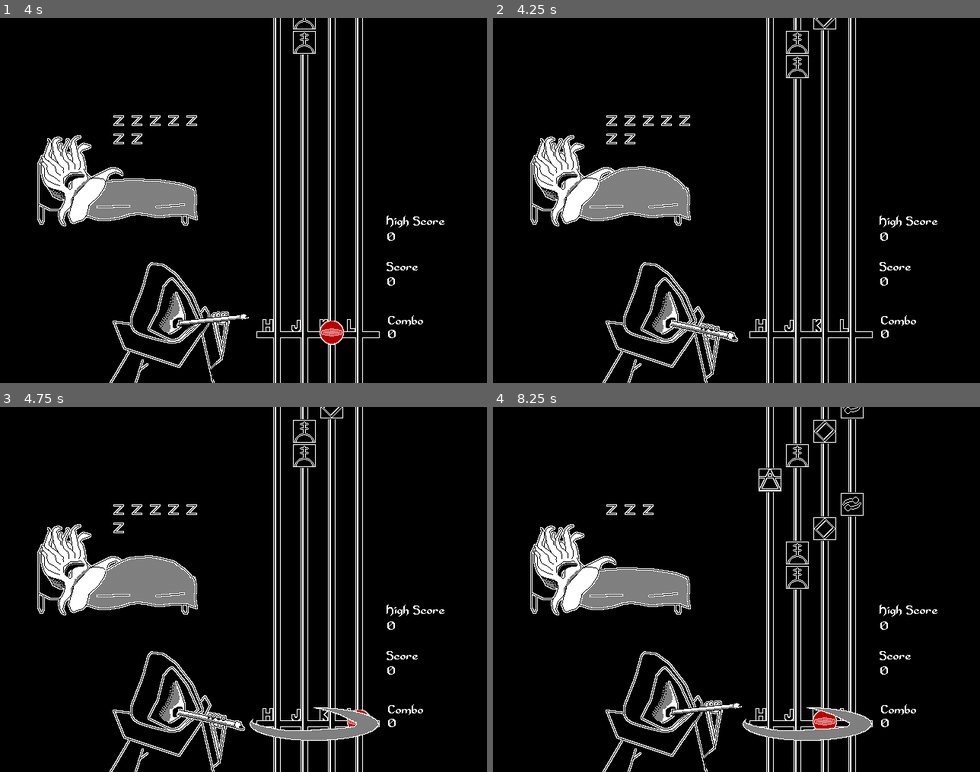
Above: before the commit, frames 1-4 (two rows, left to right).
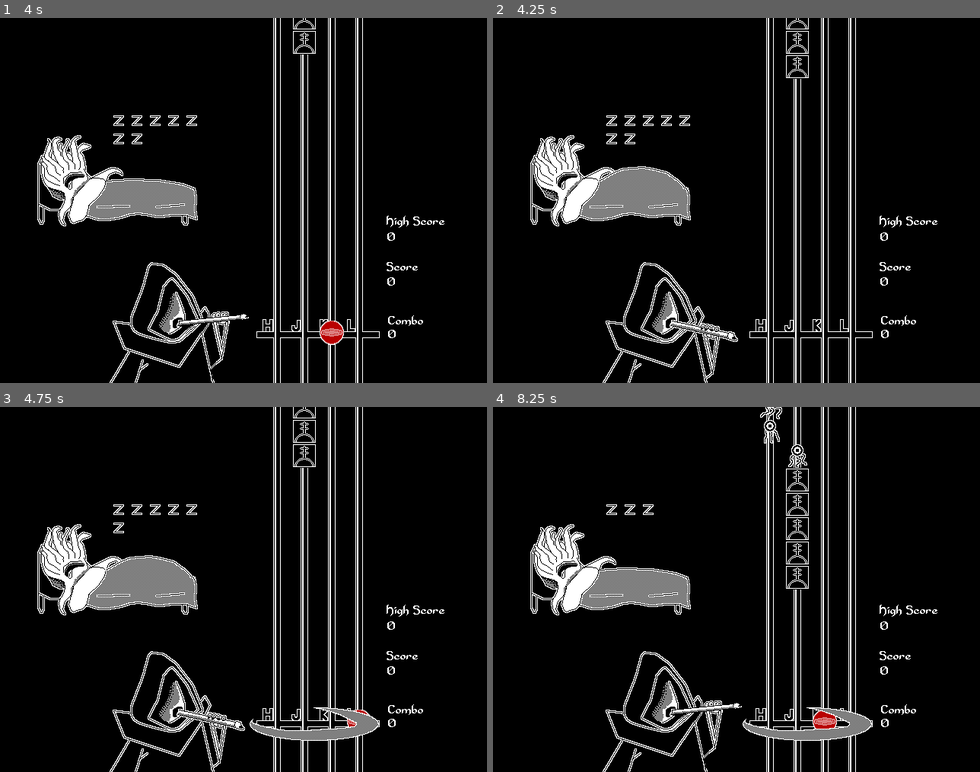
Above: after the commit, the same moments.

Repository: m4ym4y/dont-wake-azathoth
Game: Godot game, scene res://MenuScene.tscn
Same seed, same stepped clock (60 frames per second), same inputs: the game is played once before the commit and once after it. Sound files missing from this copy of the repository are replaced by a short silence.
Inputs:
- Up to frame 1 (4 s): tap Space (attack) at 0.5, 1.35, 3.05 s; hold Space (attack) 0.53-1.28 s; hold Space (attack) 2.03-2.78 s; tap H (hline) at 2.1 s; tap J (jline) at 2.85 s; hold Space (attack) from 3.53 s (still down); tap K (kline) at 3.6 s
- Up to frame 2 (4.25 s): keep holding Space (attack)
- Up to frame 3 (4.75 s): release Space (attack) at 4.28 s; tap L (lline) at 4.35 s; tap Space (attack) at 4.55 s
- Up to frame 4 (8.25 s): hold Space (attack) 5.03-5.78 s; tap Space (attack) at 5.85, 7.55 s; hold Space (attack) 6.53-7.28 s; tap H (hline) at 6.6 s; tap J (jline) at 7.35 s; hold Space (attack) from 8.03 s (still down); tap K (kline) at 8.1 s

Frame 1 is identical in both runs. In frame 2, 0.1% of the frame differs, in the area x 60-71%, y 0-4%; in frame 3, 0.1%; in frame 4, 1.0%, in the area x 54-77%, y 0-37%.

Commit message:
add monsters

Diff:
--- a/InstructionScene.tscn
+++ b/InstructionScene.tscn
@@ -11,6 +11,7 @@
 [ext_resource path="res://assets/z.png" type="Texture" id=9]
 [ext_resource path="res://assets/azathoth.png" type="Texture" id=10]
 [ext_resource path="res://InstructionScene.gd" type="Script" id=11]
+[ext_resource path="res://assets/monster-1.png" type="Texture" id=12]
 
 [sub_resource type="DynamicFont" id=1]
 font_data = ExtResource( 5 )
@@ -45,13 +46,14 @@
 
 
 
-As notes fall down the screen, press  H  J  K  and  L as they reach your
-target line. Miss the cues, and Azathoth's slumber will be disturbed.
+hit H, J, K, and L to play notes as they reach your target line. Miss the cues,
+and Azathoth's slumber will be disturbed.
 
 
 
-Items will appear in addition to notes. To catch items, hit SPACE. These items
-can slow time, break all notes on the screen, or restore Azathoth's sleep.
+Hit SPACE to kill monsters and collect items. If you fail to hit a monster, it will
+disturb Azathoth's sleep. Items can slow time, clear notes, or restore Azathoth's
+sleep.
 
 PRESS SPACE TO CONTINUE..."
 __meta__ = {
@@ -59,15 +61,15 @@
 }
 
 [node name="Clock-powerup" type="Sprite" parent="."]
-position = Vector2( 70, 335 )
+position = Vector2( 127, 332 )
 texture = ExtResource( 6 )
 
 [node name="Flute-powerup" type="Sprite" parent="."]
-position = Vector2( 111, 334 )
+position = Vector2( 168, 331 )
 texture = ExtResource( 8 )
 
 [node name="Z-powerup" type="Sprite" parent="."]
-position = Vector2( 150, 333 )
+position = Vector2( 207, 330 )
 texture = ExtResource( 4 )
 
 [node name="Glyph-1" type="Sprite" parent="."]
@@ -101,3 +103,7 @@
 [node name="Z3" type="Sprite" parent="."]
 position = Vector2( 447, 108 )
 texture = ExtResource( 9 )
+
+[node name="Monster-1" type="Sprite" parent="."]
+position = Vector2( 70, 332 )
+texture = ExtResource( 12 )
--- a/Main.gd
+++ b/Main.gd
@@ -3,6 +3,7 @@
 export (PackedScene) var note_scene
 export (PackedScene) var indicator_scene
 export (PackedScene) var powerup_scene
+export (PackedScene) var monster_scene
 
 var powerups = [ "clock", "flute", "z" ]
 var locations = [ "hline", "jline", "kline", "lline" ]
@@ -57,7 +58,10 @@
 	return locations[randi() % locations.size()]
 
 func set_new_state():
-	if randi() % 10 == 0:
+	if randi() % 3 == 0:
+		state_counter = 1
+		state = "monster"
+	elif randi() % 10 == 0:
 		state_counter = 1
 		state = "powerup"
 	else:
@@ -91,6 +95,9 @@
 	elif state == "powerup":
 		spawn_powerup()
 		return []
+	elif state == "monster":
+		spawn_monster()
+		return []
 
 func increment_combo():
 	if broke_combo:
@@ -123,8 +130,19 @@
 		apply_pitch_scale()
 	$Music.play()
 
+func spawn_monster():
+	var line = random_note()
+	var monster = monster_scene.instance()
+
+	monster.add_to_group("notes")
+	monster.add_to_group("attack")
+	monster.add_to_group("monster")
+	monster.position = get_node(line).position
+	add_child(monster)
+
 func spawn_powerup():
 	var type = powerups[randi() % powerups.size()]
+
 	var line = random_note()
 	var powerup = powerup_scene.instance()
 
@@ -171,7 +189,7 @@
 	var notes = get_tree().get_nodes_in_group("notes")
 	for note in notes:
 		note.position.y = note.position.y + note_step
-		if note.is_in_group("attack"):
+		if note.is_in_group("attack") and not note.is_in_group("monster"):
 			continue
 		elif note.position.y > target_end and note.get_node("AnimatedSprite").animation != "break":
 			note.get_node("AnimatedSprite").play("break")
@@ -198,8 +216,9 @@
 		var attackables = get_tree().get_nodes_in_group("attack")
 		for attackable in attackables:
 			# TODO: play sounds
-			if in_target(attackable, note_step) and attackable.animation != "break":
-				attackable.play("break")
+			if in_target(attackable, note_step) and attackable.get_node("AnimatedSprite").animation != "break":
+				attackable.get_node("AnimatedSprite").play("break")
+				attackable.get_node("CPUParticles2D").emitting = true
 				if attackable.type == "z":
 					get_node("Sounds/z").play()
 					set_health(health + 1)
@@ -215,6 +234,9 @@
 				elif attackable.type == "flute":
 					get_node("Sounds/flute").play()
 					clear_notes()
+				elif attackable.type == "monster":
+					increment_score()
+					get_node("Sounds/monster").play()
 
 	for line in locations:
 		if event.is_action_pressed(line):
--- a/Main.tscn
+++ b/Main.tscn
@@ -22,6 +22,8 @@
 [ext_resource path="res://assets/sound/perfect.wav" type="AudioStream" id=20]
 [ext_resource path="res://assets/sound/clock.wav" type="AudioStream" id=21]
 [ext_resource path="res://assets/sound/flute.wav" type="AudioStream" id=22]
+[ext_resource path="res://Monster.tscn" type="PackedScene" id=23]
+[ext_resource path="res://assets/sound/monster.wav" type="AudioStream" id=24]
 
 [sub_resource type="SpriteFrames" id=2]
 animations = [ {
@@ -57,6 +59,7 @@
 note_scene = ExtResource( 2 )
 indicator_scene = ExtResource( 5 )
 powerup_scene = ExtResource( 16 )
+monster_scene = ExtResource( 23 )
 
 [node name="ColorRect" type="ColorRect" parent="."]
 margin_right = 640.0
@@ -123,6 +126,9 @@
 
 [node name="flute" type="AudioStreamPlayer" parent="Sounds"]
 stream = ExtResource( 22 )
+
+[node name="monster" type="AudioStreamPlayer" parent="Sounds"]
+stream = ExtResource( 24 )
 
 [node name="ScoreLabel" type="Label" parent="."]
 margin_left = 508.0
--- /dev/null
+++ b/Monster.gd
@@ -0,0 +1,17 @@
+extends Node2D
+
+
+# Declare member variables here. Examples:
+# var a = 2
+# var b = "text"
+var type = "monster"
+
+# Called when the node enters the scene tree for the first time.
+func _ready():
+	pass # Replace with function body.
+
+func _on_VisibilityNotifier2D_screen_exited():
+	queue_free()
+# Called every frame. 'delta' is the elapsed time since the previous frame.
+#func _process(delta):
+#	pass
--- /dev/null
+++ b/Monster.tscn
@@ -0,0 +1,42 @@
+[gd_scene load_steps=7 format=2]
+
+[ext_resource path="res://assets/monster-1.png" type="Texture" id=1]
+[ext_resource path="res://assets/monster-2.png" type="Texture" id=2]
+[ext_resource path="res://assets/monster-3.png" type="Texture" id=3]
+[ext_resource path="res://Monster.gd" type="Script" id=4]
+[ext_resource path="res://assets/particle.png" type="Texture" id=5]
+
+[sub_resource type="SpriteFrames" id=1]
+animations = [ {
+"frames": [ ExtResource( 1 ), ExtResource( 2 ), ExtResource( 3 ), ExtResource( 3 ), ExtResource( 2 ), ExtResource( 1 ) ],
+"loop": true,
+"name": "default",
+"speed": 16.0
+}, {
+"frames": [  ],
+"loop": true,
+"name": "break",
+"speed": 5.0
+} ]
+
+[node name="Monster" type="Node2D"]
+script = ExtResource( 4 )
+
+[node name="AnimatedSprite" type="AnimatedSprite" parent="."]
+frames = SubResource( 1 )
+frame = 1
+playing = true
+
+[node name="VisibilityNotifier2D" type="VisibilityNotifier2D" parent="."]
+
+[node name="CPUParticles2D" type="CPUParticles2D" parent="."]
+emitting = false
+amount = 32
+lifetime = 0.25
+one_shot = true
+texture = ExtResource( 5 )
+spread = 180.0
+gravity = Vector2( 0, 0 )
+initial_velocity = 200.0
+
+[connection signal="screen_exited" from="VisibilityNotifier2D" to="." method="_on_VisibilityNotifier2D_screen_exited"]
--- a/PowerUp.gd
+++ b/PowerUp.gd
@@ -1,4 +1,4 @@
-extends AnimatedSprite
+extends Node2D
 
 
 # Declare member variables here. Examples:
@@ -12,7 +12,7 @@
 
 func init(_type):
 	type = _type
-	animation = _type
+	$AnimatedSprite.animation = _type
 
 func _on_VisibilityNotifier2D_screen_exited():
 	queue_free()
--- a/PowerUp.tscn
+++ b/PowerUp.tscn
@@ -1,9 +1,10 @@
-[gd_scene load_steps=6 format=2]
+[gd_scene load_steps=7 format=2]
 
 [ext_resource path="res://assets/z-powerup.png" type="Texture" id=1]
 [ext_resource path="res://assets/clock-powerup.png" type="Texture" id=2]
 [ext_resource path="res://assets/flute-powerup.png" type="Texture" id=3]
 [ext_resource path="res://PowerUp.gd" type="Script" id=4]
+[ext_resource path="res://assets/particle.png" type="Texture" id=5]
 
 [sub_resource type="SpriteFrames" id=1]
 animations = [ {
@@ -28,11 +29,21 @@
 "speed": 5.0
 } ]
 
-[node name="PowerUp" type="AnimatedSprite"]
-frames = SubResource( 1 )
-animation = "break"
+[node name="PowerUp" type="Node2D"]
 script = ExtResource( 4 )
 
 [node name="VisibilityNotifier2D" type="VisibilityNotifier2D" parent="."]
 
-[connection signal="screen_exited" from="VisibilityNotifier2D" to="." method="_on_VisibilityNotifier2D_screen_exited"]
+[node name="AnimatedSprite" type="AnimatedSprite" parent="."]
+frames = SubResource( 1 )
+animation = "flute"
+
+[node name="CPUParticles2D" type="CPUParticles2D" parent="."]
+emitting = false
+amount = 32
+lifetime = 0.25
+one_shot = true
+texture = ExtResource( 5 )
+spread = 180.0
+gravity = Vector2( 0, 0 )
+initial_velocity = 200.0
Not shown: 1 places in InstructionScene.tscn that only renumber resources
Not shown: 1 places in Main.tscn that only renumber resources
Binary file added: assets/monster-1.png
Not shown, added: assets/monster-1.png.import
Binary file added: assets/monster-2.png
Not shown, added: assets/monster-2.png.import
Binary file added: assets/monster-3.png
Not shown, added: assets/monster-3.png.import
Not shown, added: assets/sound/monster.wav.import
Binary file removed: dist/index.apple-touch-icon.png
Not shown, removed: dist/index.apple-touch-icon.png.import
Binary file removed: dist/index.icon.png
(and 11 more such lines)
